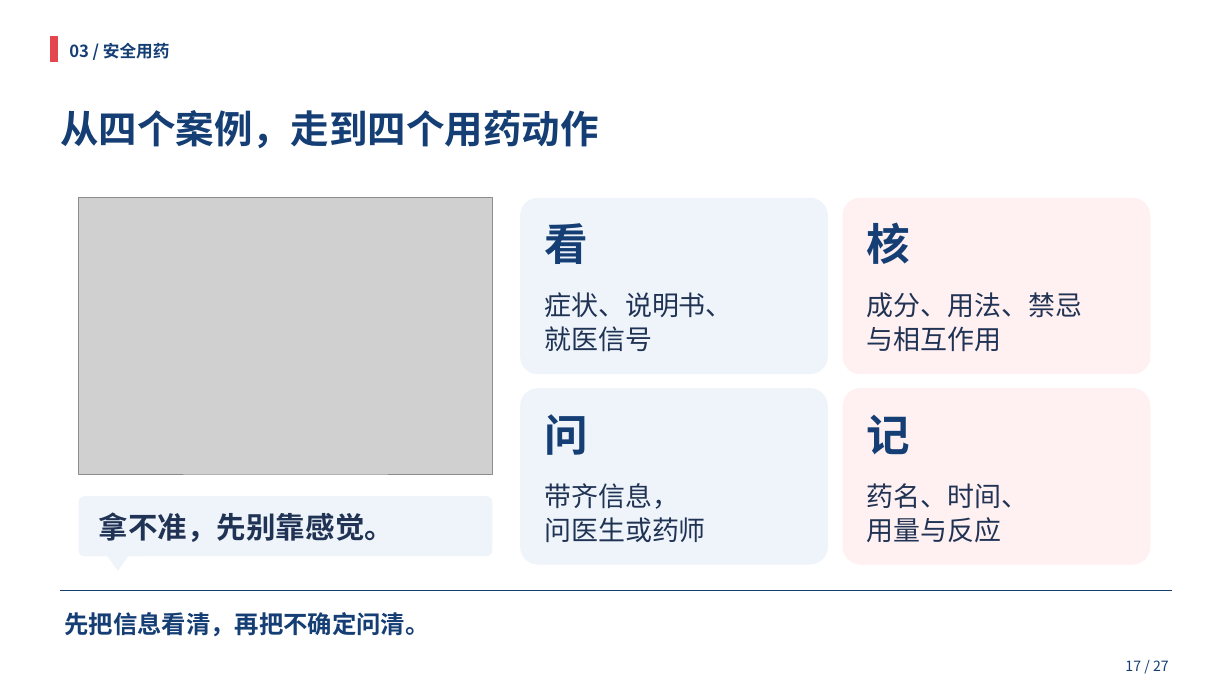
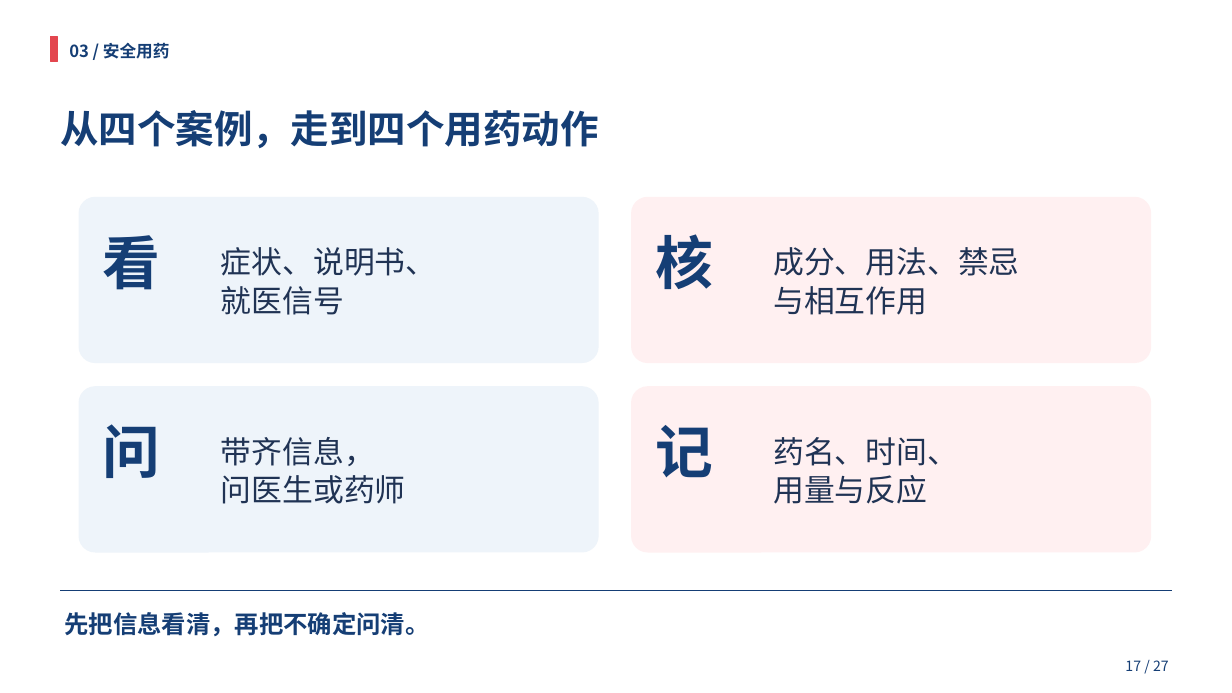
Before and after one commit to HOU-snowyfly/PPTbuilder, a slide deck: slide 17 of 交付文件/合理用药_双人35分钟.pptx. Drawn at 1232x693 pixels with LibreOffice and Linux fonts; fonts in the diff are those of the drawing; grey boxes stand for pictures. Boxes give left, top, right and bottom in pixels: in the first picture for what was removed or moved away, otherwise in the second. Text is boxed around its words. In the diff, an @@ line names an element or a change of style, - is before the commit and + after.

```diff
--- a/交付文件/合理用药_双人35分钟.pptx
+++ b/交付文件/合理用药_双人35分钟.pptx
@@ picture removed at (79, 198, 493, 474) @@
@@ rounded rectangle added at (79, 197, 599, 363), fill #EEF4FA @@
@@ rounded rectangle removed at (520, 198, 828, 374) @@
@@ rounded rectangle: place and size @@
-rounded rectangle at (843, 198, 1151, 374)
+rounded rectangle at (631, 197, 1152, 363)
@@ text "看": place and size @@
-text "看" at (544, 223, 588, 264)
+text "看" at (103, 235, 161, 290)
@@ text "症状、说明书、": place and size @@
-text "症状、说明书、" at (544, 292, 733, 352)
+text "症状、说明书、" at (221, 247, 437, 315)
@@ text "核": place and size @@
-text "核" at (867, 222, 911, 264)
+text "核" at (655, 234, 713, 289)
@@ text "成分、用法、禁忌": place and size @@
-text "成分、用法、禁忌" at (867, 292, 1083, 351)
+text "成分、用法、禁忌" at (773, 247, 1019, 315)
@@ rounded rectangle: place and size @@
-rounded rectangle at (79, 496, 493, 556)
+rounded rectangle at (79, 386, 599, 553)
@@ rounded rectangle removed at (520, 388, 828, 565) @@
@@ rounded rectangle: place and size @@
-rounded rectangle at (843, 388, 1151, 565)
+rounded rectangle at (631, 386, 1152, 553)
@@ text "问": place and size @@
-text "问" at (544, 414, 588, 455)
+text "问" at (103, 424, 161, 478)
@@ size 21 to 24 pt in 4 elements at (773, 247, 1019, 315), (773, 437, 958, 504), (221, 247, 437, 315), (221, 437, 406, 504) @@
@@ text "带齐信息，": place and size @@
-text "带齐信息，" at (544, 483, 706, 542)
+text "带齐信息，" at (221, 437, 406, 504)
@@ size 34 to 45 pt in 4 elements at (103, 235, 161, 290), (655, 234, 713, 289), (103, 424, 161, 478), (655, 425, 713, 478) @@
@@ text "记": place and size @@
-text "记" at (867, 415, 911, 455)
+text "记" at (655, 425, 713, 478)
@@ text "药名、时间、": place and size @@
-text "药名、时间、" at (867, 483, 1029, 542)
+text "药名、时间、" at (773, 437, 958, 504)
@@ text removed at (99, 512, 394, 542) @@
-拿不准，先别靠感觉。
@@ triangle removed at (106, 555, 129, 571) @@
```
Also in this commit, not shown: 22 other slides changed, 1 slide added, 1 other file.
